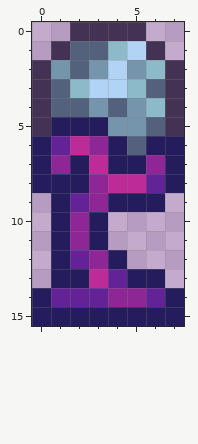
Pixel-art sprite, stored at Tiles/MoonPedestal.png. That is the earlier state.
The file is 16x32 pixels, drawn in blocks of 2x2; one block is one cell here.
After the commit:
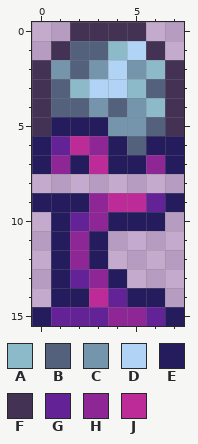
Palette (. is transparent): A #8dbac8  B #54617d  C #7595ad  D #b1d4f6  E #241c5c  F #443254  G #632295  H #8f2696  J #bc2b97
The exact change:
Changed rows in their new state; - is an unchanged pixel.
first column x 0:
 8 ........
 9 E-E-JJGE
10 --GHEEE-
12 --HE.---
13 --GHE..-
14 .EEJGEE.
15 -GGGHHG-
Changed places in both pictures, as pixel boxes (x1, y1, x2, y2):
changed: (32, 174, 184, 326)
